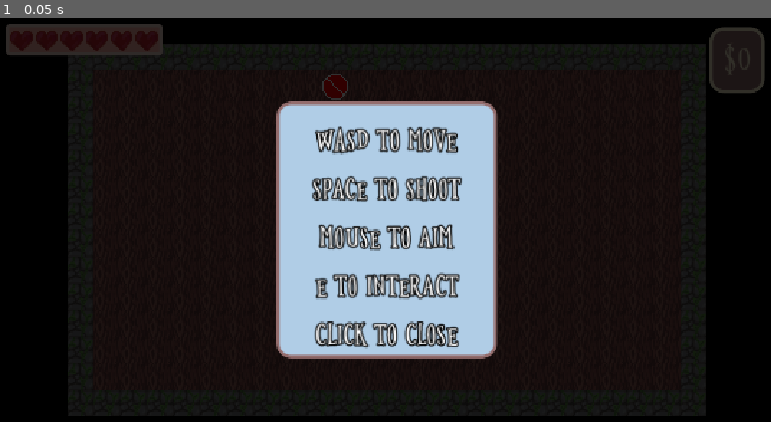
Above: before the commit, frame 1.
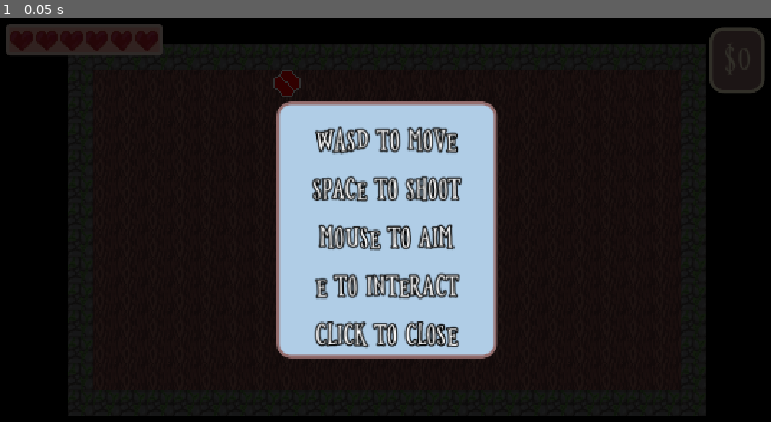
Above: after the commit, the same moment.

Repository: teganmy/wizard-cat-cat-wizard
Game: Godot game, scene res://levels/home_base.tscn
The game is run twice, just before and just after one commit, with the same random seed, the same clock (stepped at 60 frames per second) and the same inputs. This scene is started directly instead of the project's main scene.
Inputs:
- Up to frame 1 (0.05 s): no input

The runs differ from the first frame. In frame 1, 0.2% of the frame differs, in the area x 35-46%, y 12-21%.
Error in both runs: Out of bounds get index '0' (on base: 'Array[String]') (res://save.gd:15)

Commit message:
Added cancel buttons to menus that needed them

Diff:
--- a/wizard-cat-game/UI/level_select_menu.gd
+++ b/wizard-cat-game/UI/level_select_menu.gd
@@ -34,3 +34,7 @@
 func _input(_event: InputEvent) -> void:
 	if Input.is_action_just_pressed("ui_cancel"):
 		close()
+
+
+func _on_cancel_button_pressed() -> void:
+	close()
--- a/wizard-cat-game/UI/level_select_menu.tscn
+++ b/wizard-cat-game/UI/level_select_menu.tscn
@@ -19,8 +19,9 @@
 button_container = NodePath("CenterContainer/PanelContainer/VBoxContainer/ScrollContainer/VBoxContainer")
 button_tween = NodePath("ButtonTween")
 
-[node name="ButtonTween" type="Node" parent="." unique_id=143310987]
+[node name="ButtonTween" type="Node" parent="." unique_id=143310987 node_paths=PackedStringArray("buttons")]
 script = ExtResource("3_cc3qr")
+buttons = [NodePath("../CenterContainer/PanelContainer/VBoxContainer/CancelButton")]
 metadata/_custom_type_script = "uid://dq2js0a13n6oc"
 
 [node name="PauseRect" type="ColorRect" parent="." unique_id=1424477552]
@@ -65,3 +66,9 @@
 layout_mode = 2
 size_flags_horizontal = 6
 size_flags_vertical = 2
+
+[node name="CancelButton" type="Button" parent="CenterContainer/PanelContainer/VBoxContainer" unique_id=32686965]
+layout_mode = 2
+text = "Cancel"
+
+[connection signal="pressed" from="CenterContainer/PanelContainer/VBoxContainer/CancelButton" to="." method="_on_cancel_button_pressed"]
--- a/wizard-cat-game/UI/save_load_menu.gd
+++ b/wizard-cat-game/UI/save_load_menu.gd
@@ -31,3 +31,7 @@
 func _input(_event: InputEvent) -> void:
 	if Input.is_action_just_pressed("ui_cancel"):
 		close()
+
+
+func _on_cancel_button_pressed() -> void:
+	close()
--- a/wizard-cat-game/UI/save_load_menu.tscn
+++ b/wizard-cat-game/UI/save_load_menu.tscn
@@ -60,3 +60,9 @@
 [node name="PanelContainer" type="PanelContainer" parent="CenterContainer/PanelContainer/VBoxContainer/HBoxContainer" unique_id=28970582]
 visible = false
 layout_mode = 2
+
+[node name="CancelButton" type="Button" parent="CenterContainer/PanelContainer/VBoxContainer" unique_id=1994835347]
+layout_mode = 2
+text = "cancel"
+
+[connection signal="pressed" from="CenterContainer/PanelContainer/VBoxContainer/CancelButton" to="." method="_on_cancel_button_pressed"]
--- a/wizard-cat-game/levels/home_base.tscn
+++ b/wizard-cat-game/levels/home_base.tscn
@@ -31,9 +31,8 @@
 
 [node name="Portal" parent="." unique_id=1944338752 instance=ExtResource("5_boaak")]
 position = Vector2(608, 224)
-destination = 1
 
 [node name="LevelSelector" parent="." unique_id=315151584 node_paths=PackedStringArray("level_select", "portal") instance=ExtResource("7_m63w8")]
-position = Vector2(546, 212)
+position = Vector2(488, 208)
 level_select = NodePath("../CanvasLayer/HUD/LevelSelectMenu")
 portal = NodePath("../Portal")
